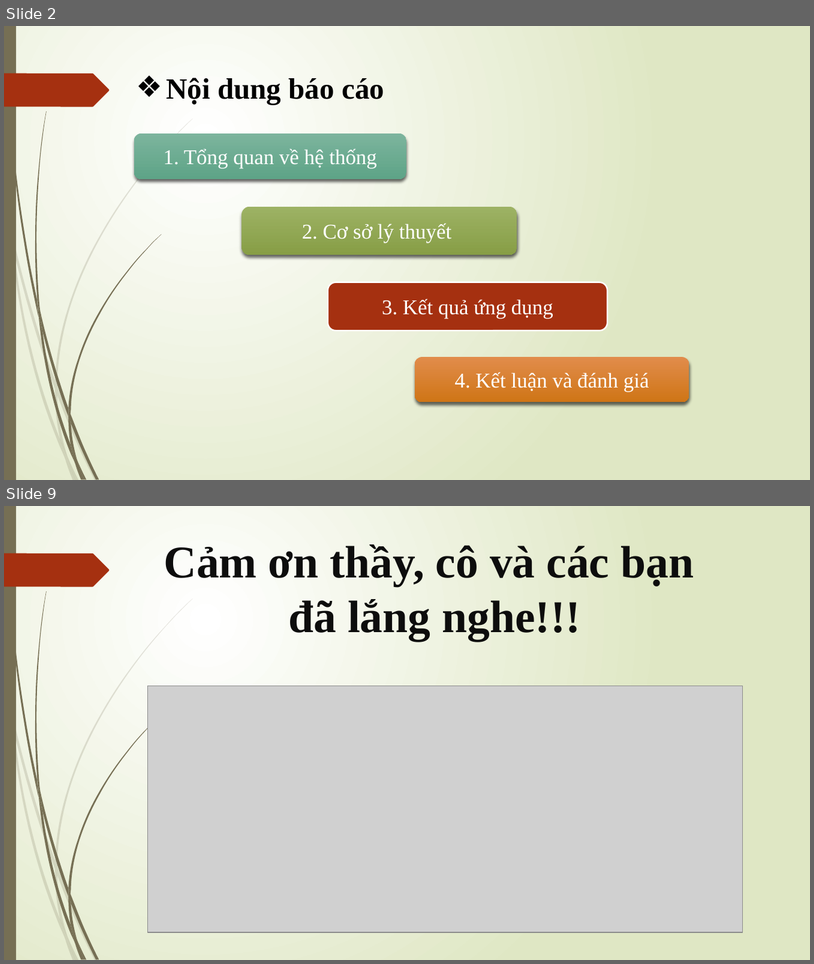
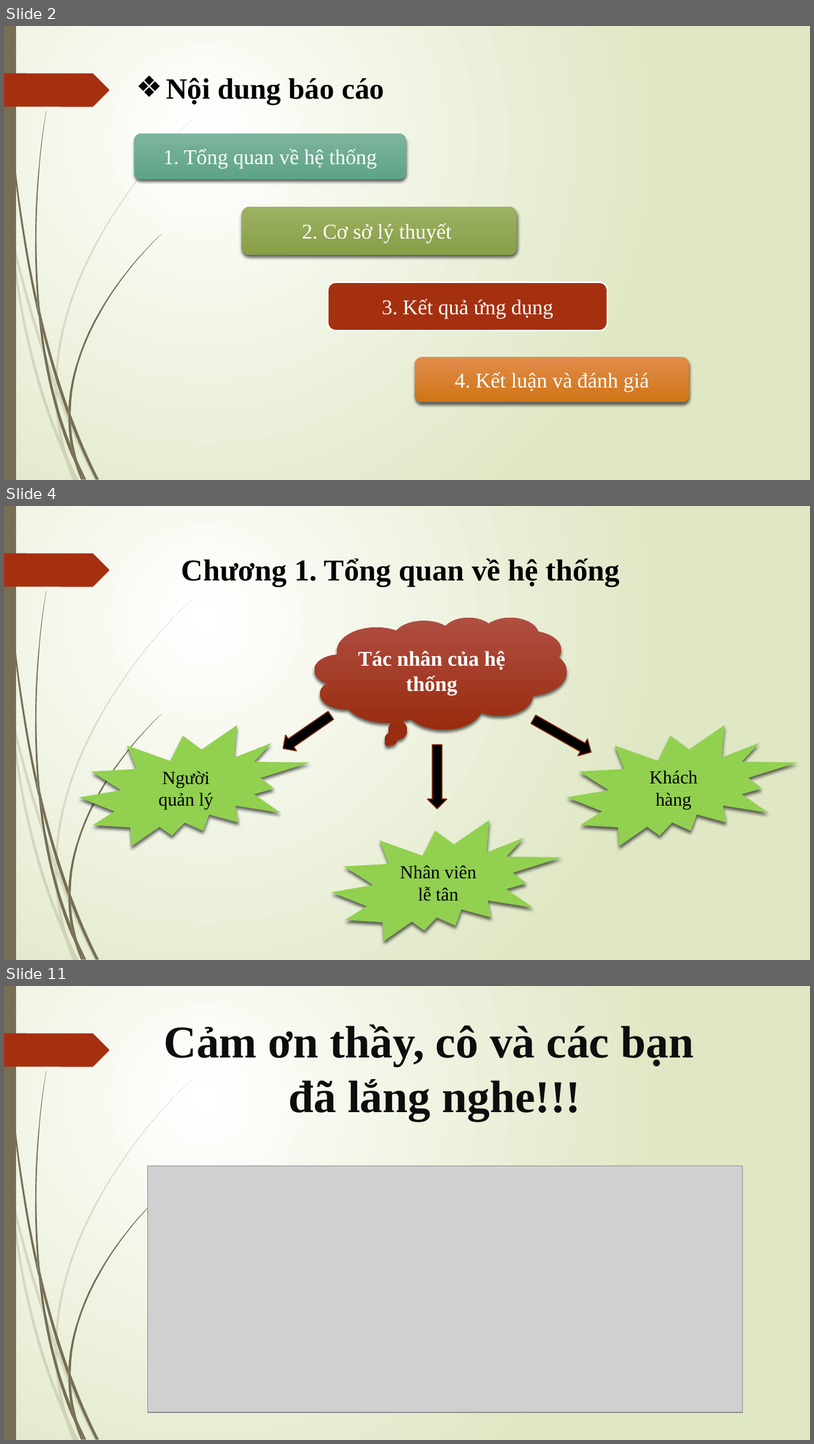
Before and after one commit to tienvothien/qlks_2019, a slide deck: BÁO CÁO KHÓA LUẬN TỐT NGHIỆP mới.pptx. Shown one above the other, each under a label of ours: slides 2 and 9 before the commit, slides 2, 4 and 11 after it; the slides between them are not shown. The pictures are 814x964 and 814x1444 pixels, drawn with LibreOffice and Linux fonts; fonts in the diff are those of the drawing; grey boxes stand for pictures. Boxes give left, top, right and bottom in pixels: in the first picture for what was removed or moved away, otherwise in the second. Text is boxed around its words. In the diff, an @@ line names an element or a change of style, - is before the commit and + after.

```diff
--- a/BÁO CÁO KHÓA LUẬN TỐT NGHIỆP mới.pptx
+++ b/BÁO CÁO KHÓA LUẬN TỐT NGHIỆP mới.pptx
@@ slide 4 added at (4, 506, 810, 960), background gradient #FFFFFF to #DFE8C4; not listed: 24 template elements that a slide beside it also shows @@
@@ title added at (182, 558, 620, 586), 36 pt, text #000000, bold @@
+Chương 1. Tổng quan về hệ thống
@@ thought cloud added at (315, 618, 567, 729), fill gradient #B14E43 to #9A2D0F, 25 pt, text #FFFFFF, bold @@
+Tác nhân của hệ thống
@@ down arrow added at (278, 707, 336, 756), fill #000000, outline #7A240C 1.25 pt @@
@@ down arrow added at (529, 711, 597, 761), fill #000000, outline #7A240C 1.25 pt @@
@@ irregular seal added at (79, 725, 310, 846), fill #92D050, 22 pt, text #000000 @@
+Người quản lý
@@ irregular seal added at (567, 725, 798, 846), fill #92D050, 22 pt, text #000000 @@
+Khách hàng
@@ down arrow added at (428, 744, 447, 808), fill #000000, outline #7A240C 1.25 pt @@
@@ irregular seal added at (331, 820, 563, 941), fill #92D050, 22 pt, text #000000 @@
+Nhân viên lễ tân
@@ what was slide 9 is now slide 11 @@
```
Also in this commit, not shown: 5 slides changed, 1 other slide added, 16 other files.
